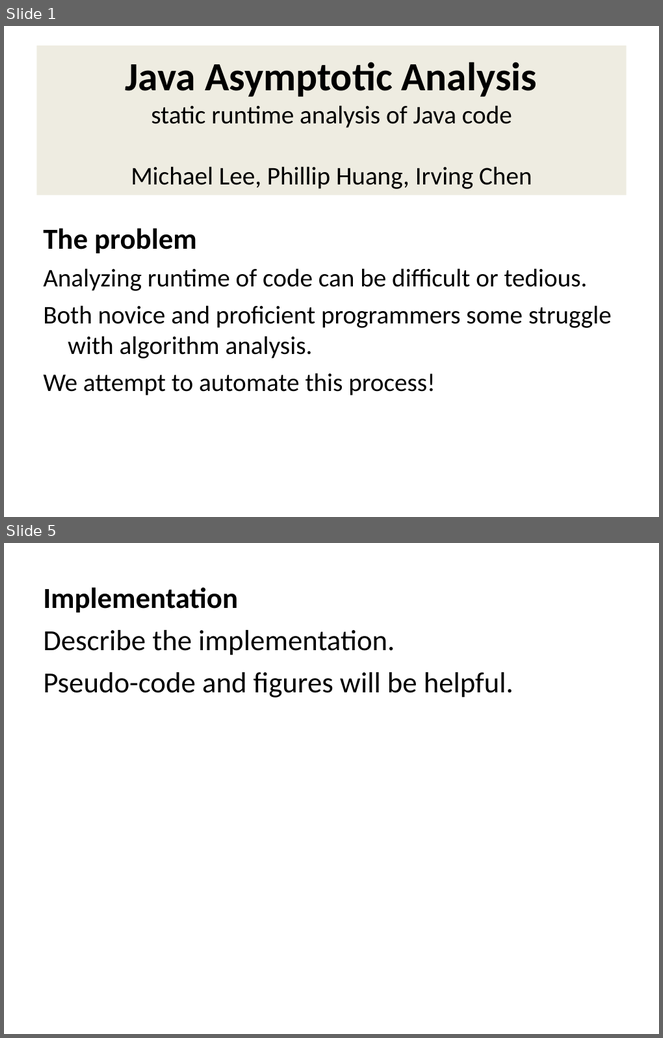
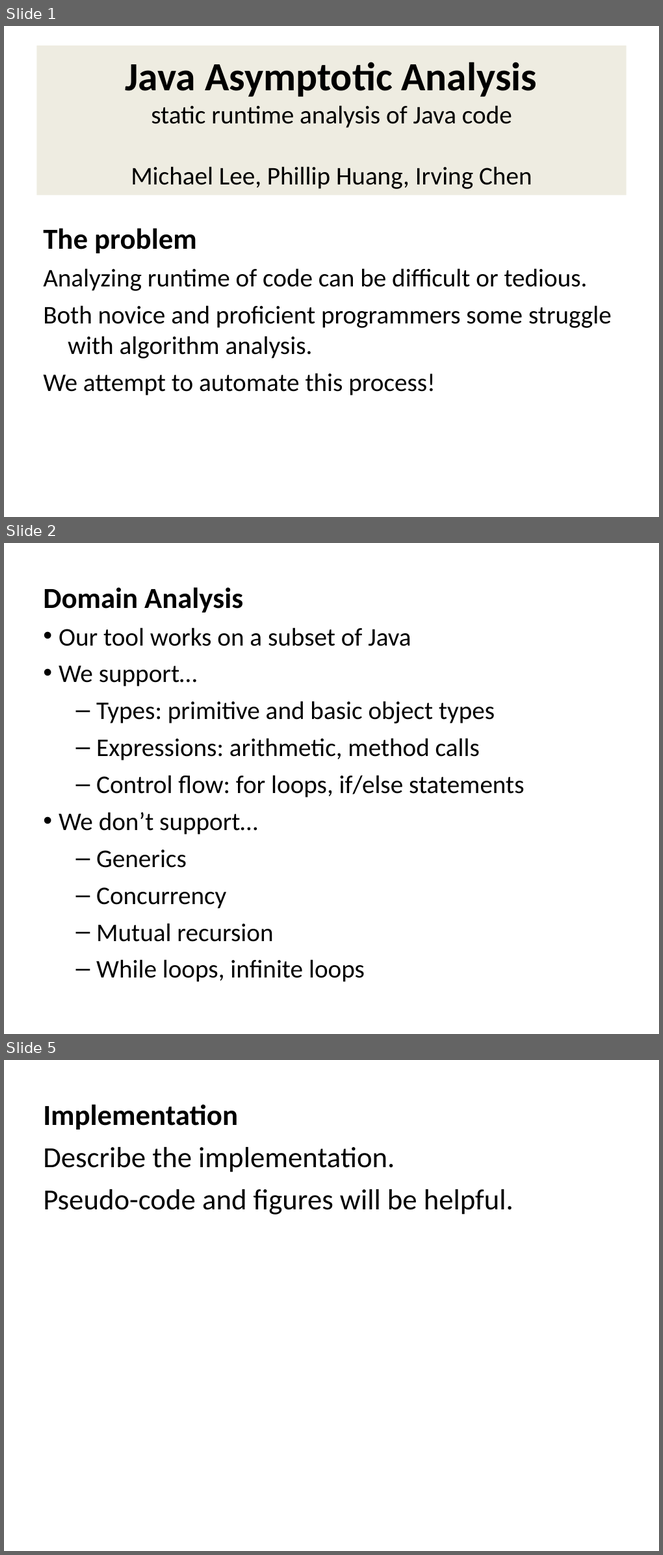
Before and after one commit to Michael0x2a/asymptotic-analysis-tool, a slide deck: poster.ppt. Shown one above the other, each under a label of ours: slides 1 and 5 before the commit, slides 1, 2 and 5 after it; the slides between them are not shown. The pictures are 663x1038 and 663x1555 pixels, drawn with LibreOffice and Linux fonts; fonts in the diff are those of the drawing. Boxes give left, top, right and bottom in pixels: in the first picture for what was removed or moved away, otherwise in the second. Text is boxed around its words. In the diff, an @@ line names an element or a change of style, - is before the commit and + after.

```diff
--- a/poster.ppt
+++ b/poster.ppt
@@ slide 2 added at bbox=[4, 543, 659, 1034], background #FFFFFF @@
@@ text added at bbox=[43, 587, 524, 982], 28 pt, text #000000 @@
+Domain Analysis
+• Our tool works on a subset of Java
+• We support…
+  – Types: primitive and basic object types
+  – Expressions: arithmetic, method calls
+  – Control flow: for loops, if/else statements
+• We don’t support…
+  – Generics
+  – Concurrency
+  – Mutual recursion
+  – While loops, infinite loops
```
Also in this commit, not shown: 1 slide changed, 1 other slide added, 2 slides removed.
